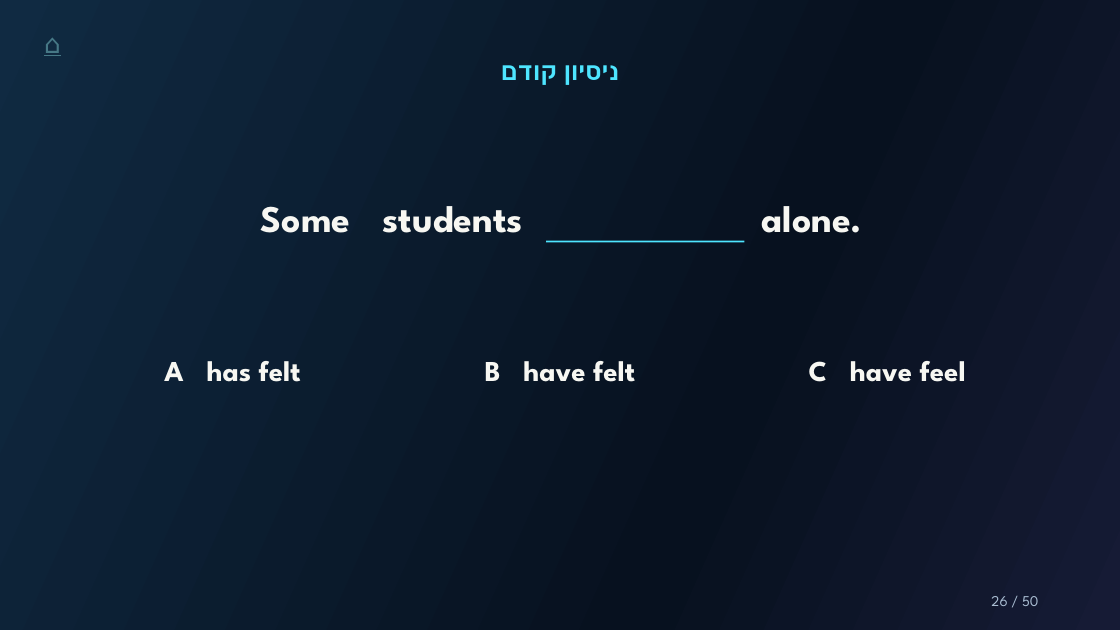
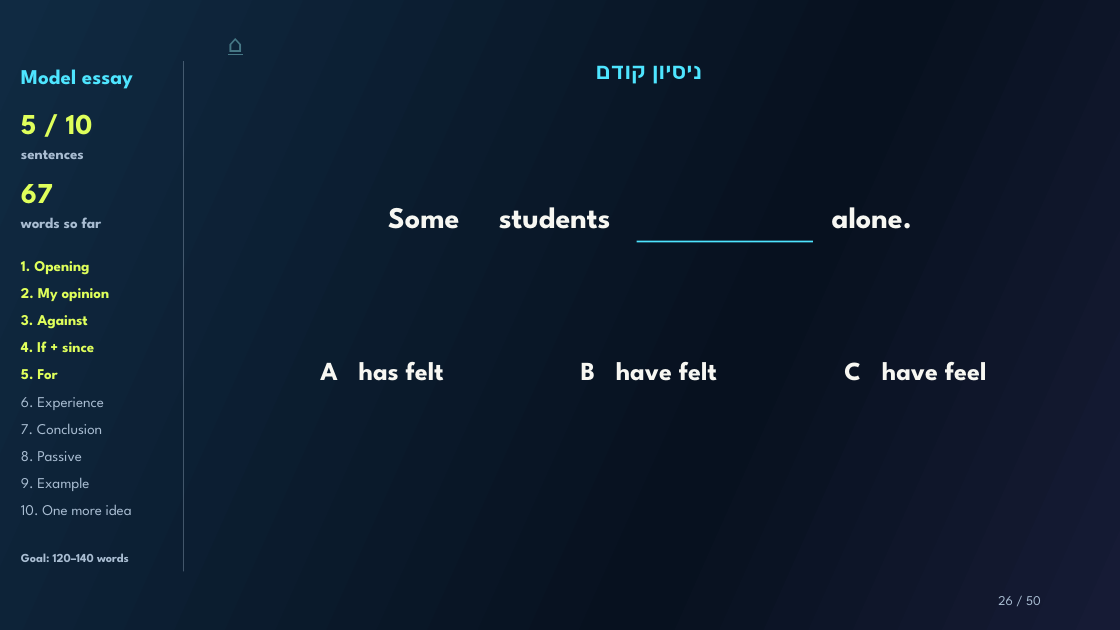
Before and after one commit to Simonh68/teachers, a slide deck: slide 26 of grade11/grammar-in-an-essay/files/grammar-in-an-essay.pptx. Drawn at 1120x630 pixels with LibreOffice and Linux fonts; fonts in the diff are those of the drawing. Boxes give left, top, right and bottom in pixels: in the first picture for what was removed or moved away, otherwise in the second. Text is boxed around its words. In the diff, an @@ line names an element or a change of style, - is before the commit and + after.

Commit message:
Add sentence and word progress sidebar and English essay lesson

```diff
--- a/grade11/grammar-in-an-essay/files/grammar-in-an-essay.pptx
+++ b/grade11/grammar-in-an-essay/files/grammar-in-an-essay.pptx
@@ text "⌂": place and size @@
-text "⌂" at (34,26,72,60)
+text "⌂" at (219,26,250,60)
@@ text "⌂" at (219,26,250,60): size 22.5 to 20.2 pt @@
@@ text "ניסיון קודם": place and size @@
-text "ניסיון קודם" at (564,65,619,85)
+text "ניסיון קודם" at (652,65,702,84)
@@ text "ניסיון קודם" at (652,65,702,84): size 21 to 18.9 pt @@
@@ text added at (21,69,133,89), 18 pt, text #4EE5FF, bold @@
+Model essay
@@ line added from (184, 61) to (184, 571), #A9BDD2 0.38 pt @@
@@ text added at (21,114,93,135), 24.8 pt, text #DFFF5B, bold @@
+5 / 10
@@ text added at (21,150,84,159), 12.8 pt, text #A9BDD2, bold @@
+sentences
@@ text added at (21,184,53,204), 24.8 pt, text #DFFF5B, bold @@
+67
@@ size 32.2 to 25.6 pt in 3 elements at (832,207,912,229), (499,207,611,229), (388,208,459,229) @@
@@ text "Some": place and size @@
-text "Some" at (261,206,351,233)
+text "Some" at (388,208,459,229)
@@ text "students": place and size @@
-text "students" at (383,206,523,233)
+text "students" at (499,207,611,229)
@@ text "alone.": place and size @@
-text "alone." at (762,206,863,233)
+text "alone." at (832,207,912,229)
@@ text added at (21,217,101,228), 12.8 pt, text #A9BDD2, bold @@
+words so far
@@ text added at (21,261,89,275), 12.8 pt, text #DFFF5B, bold @@
+1. Opening
@@ line moved from (546, 242) - (744, 242) to (637, 242) - (813, 242) @@
@@ text added at (21,288,110,301), 12.8 pt, text #DFFF5B, bold @@
+2. My opinion
@@ text added at (21,315,87,329), 12.8 pt, text #DFFF5B, bold @@
+3. Against
@@ text added at (21,341,94,352), 12.8 pt, text #DFFF5B, bold @@
+4. If + since
@@ size 24.8 to 22.3 pt in 3 elements at (844,361,987,381), (581,361,717,381), (320,361,444,381) @@
@@ text "A has felt": place and size @@
-text "A has felt" at (164,361,301,382)
+text "A has felt" at (320,361,444,381)
@@ text "B have felt": place and size @@
-text "B have felt" at (485,361,635,382)
+text "B have felt" at (581,361,717,381)
@@ text "C have feel": place and size @@
-text "C have feel" at (809,361,966,382)
+text "C have feel" at (844,361,987,381)
@@ text added at (21,369,57,379), 12.8 pt, text #DFFF5B, bold @@
+5. For
@@ text added at (21,397,103,410), 12.8 pt, text #A9BDD2 @@
+6. Experience
@@ text added at (21,424,102,434), 12.8 pt, text #A9BDD2 @@
+7. Conclusion
@@ text added at (21,451,82,461), 12.8 pt, text #A9BDD2 @@
+8. Passive
@@ text added at (21,478,89,491), 12.8 pt, text #A9BDD2 @@
+9. Example
@@ text added at (21,505,132,515), 12.8 pt, text #A9BDD2 @@
+10. One more idea
@@ text added at (21,553,129,562), 10.5 pt, text #A9BDD2, bold @@
+Goal: 120–140 words
@@ text "26 / 50": place and size @@
-text "26 / 50" at (991,596,1038,606)
+text "26 / 50" at (998,596,1041,605)
@@ text "26 / 50" at (998,596,1041,605): size 12.8 to 11.5 pt @@
```
Also in this commit, not shown: 49 other slides changed, 13 other files.
